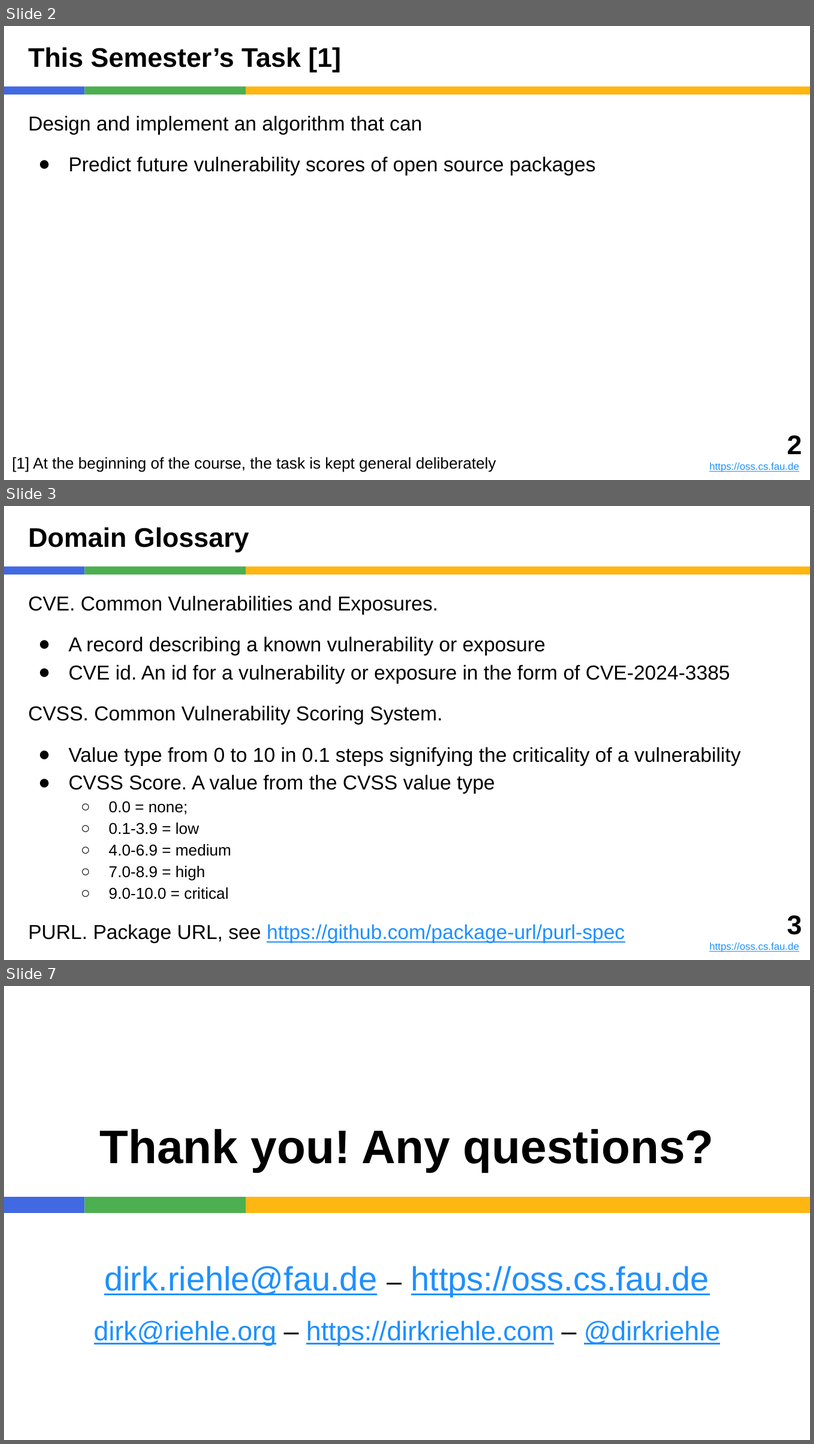
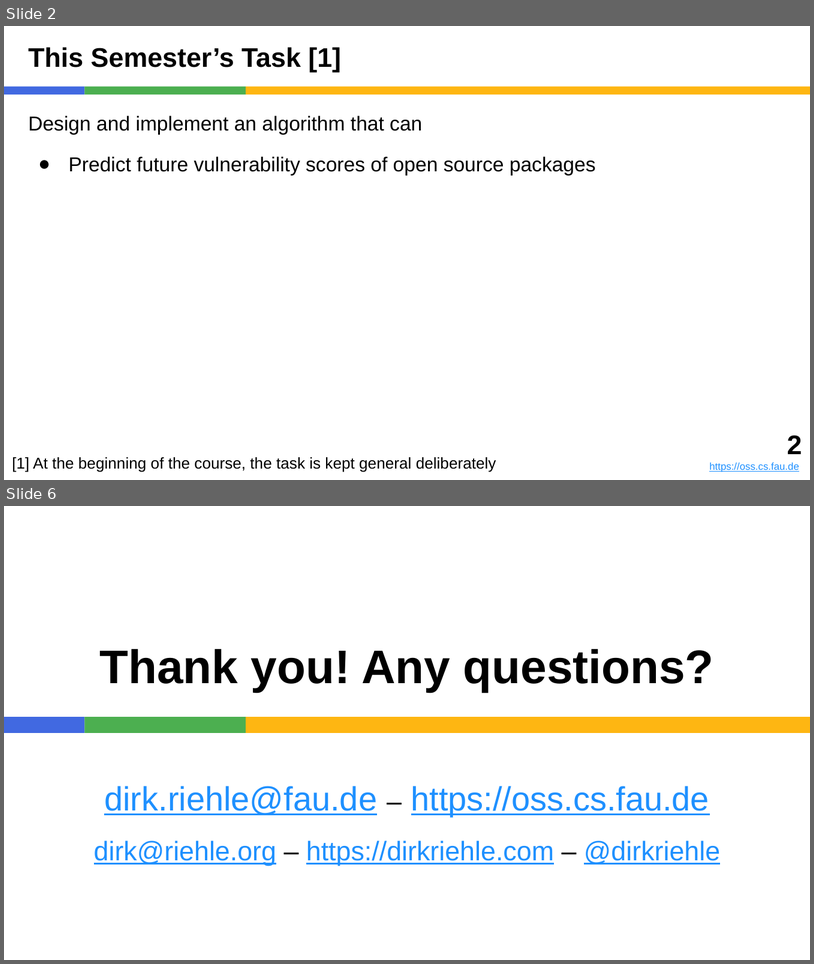
Before and after one commit to dirkriehle/pcom-course, a slide deck: Lecture slides/PCOM A02 - Prediction Task.pptx. Shown one above the other, each under a label of ours: slides 2, 3 and 7 before the commit, slides 2 and 6 after it; the slides between them are not shown. The pictures are 814x1444 and 814x964 pixels, drawn with LibreOffice and Linux fonts; fonts in the diff are those of the drawing. Boxes give left, top, right and bottom in pixels: in the first picture for what was removed or moved away, otherwise in the second. Text is boxed around its words. In the diff, an @@ line names an element or a change of style, - is before the commit and + after.

```diff
--- a/Lecture slides/PCOM A02 - Prediction Task.pptx
+++ b/Lecture slides/PCOM A02 - Prediction Task.pptx
@@ slide 3 removed at (4,506,810,960), background #FFFFFF; not listed: 3 template elements that a slide beside it also shows @@
@@ title removed at (28,527,249,552) @@
-Domain Glossary
@@ text removed at (28,595,741,942) @@
-CVE. Common Vulnerabilities and Exposures.
-● A record describing a known vulnerability or exposure
-● CVE id. An id for a vulnerability or exposure in the form of CVE-2024-3385
-CVSS. Common Vulnerability Scoring System.
-● Value type from 0 to 10 in 0.1 steps signifying the criticality of a vulnerability
-● CVSS Score. A value from the CVSS value type
-  ○ 0.0 = none;
-  ○ 0.1-3.9 = low
-  ○ 4.0-6.9 = medium
-  ○ 7.0-8.9 = high
-  ○ 9.0-10.0 = critical
-PURL. Package URL, see https://github.com/package-url/purl-spec
@@ text removed at (710,915,803,952) @@
-3
-https://oss.cs.fau.de
@@ what was slide 7 is now slide 6 @@
```
Also in this commit, not shown: 2 slides changed, 1 slide added, 1 other slide removed, 4 other files.
